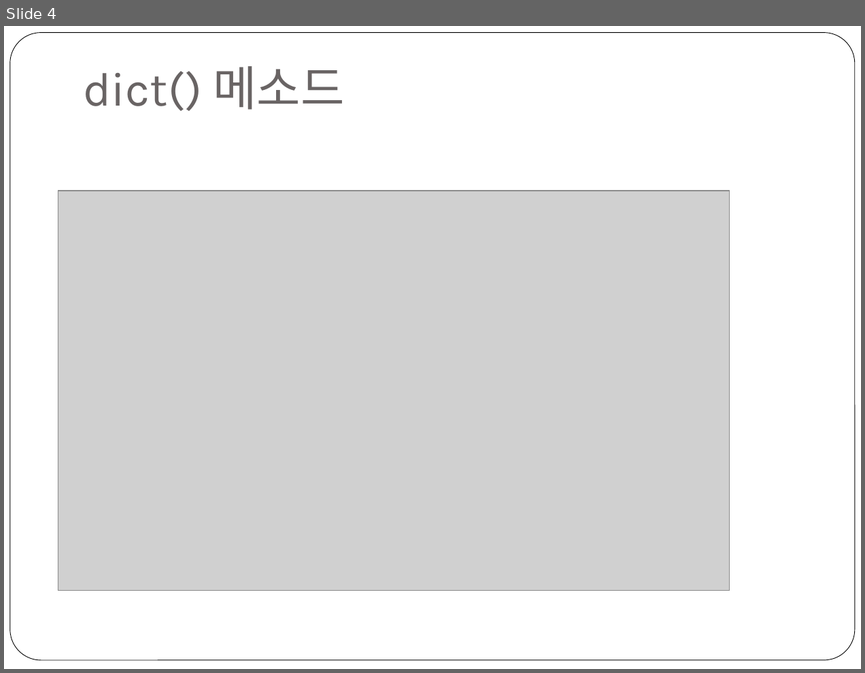
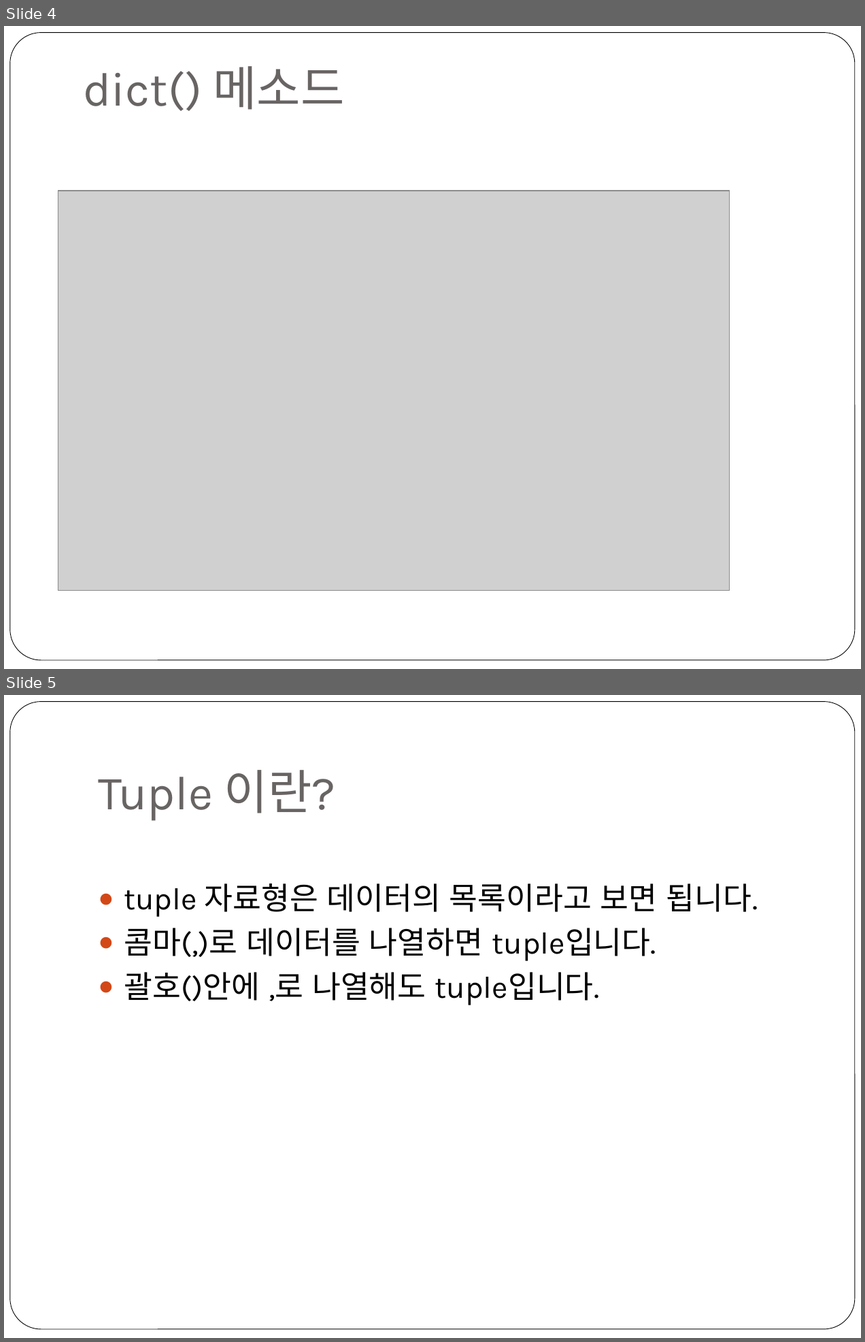
Before and after one commit to freshmea/weizman_python_class, a slide deck: textbook/파이썬2-3교시.pptx. Shown one above the other, each under a label of ours: slide 4 before the commit, slides 4 and 5 after it. The pictures are 865x673 and 865x1342 pixels, drawn with LibreOffice and Linux fonts; fonts in the diff are those of the drawing; grey boxes stand for pictures. Boxes give left, top, right and bottom in pixels: in the first picture for what was removed or moved away, otherwise in the second. Text is boxed around its words. In the diff, an @@ line names an element or a change of style, - is before the commit and + after.

Commit message:
2-3 자료

```diff
--- a/textbook/파이썬2-3교시.pptx
+++ b/textbook/파이썬2-3교시.pptx
@@ slide 5 added at box(4, 695, 861, 1338), background #FFFFFF; not listed: 1 template element that a slide beside it also shows @@
@@ title added at box(98, 770, 336, 821), 40 pt, text #696464 @@
+Tuple 이란?
@@ text added at box(124, 883, 757, 1005), 26 pt, text #000000 @@
+● tuple 자료형은 데이터의 목록이라고 보면 됩니다.
+● 콤마(,)로 데이터를 나열하면 tuple입니다.
+● 괄호()안에 ,로 나열해도 tuple입니다.
```
Also in this commit, not shown: 4 other slides added, 3 slides removed, 1 other file.
